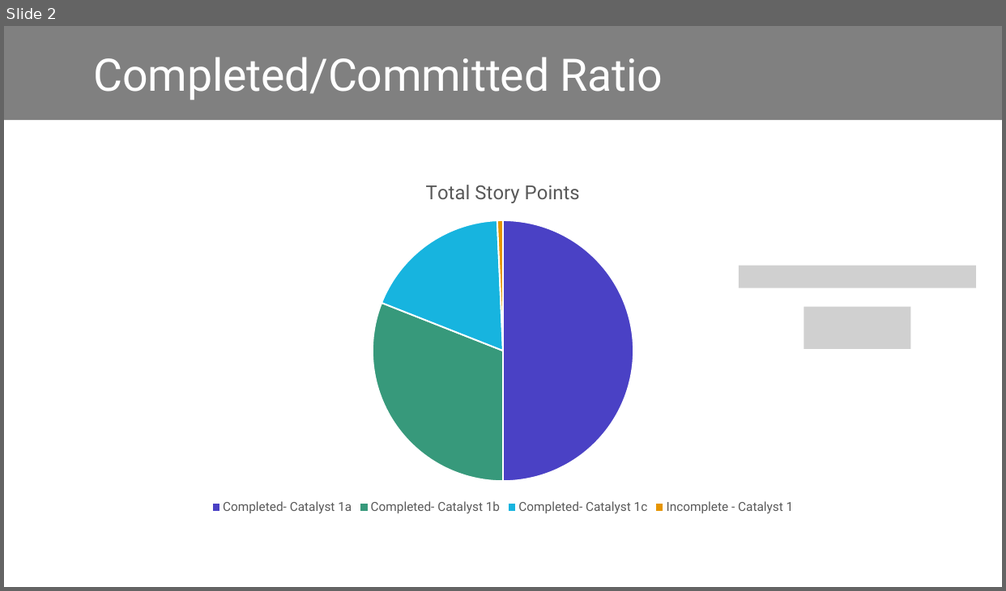
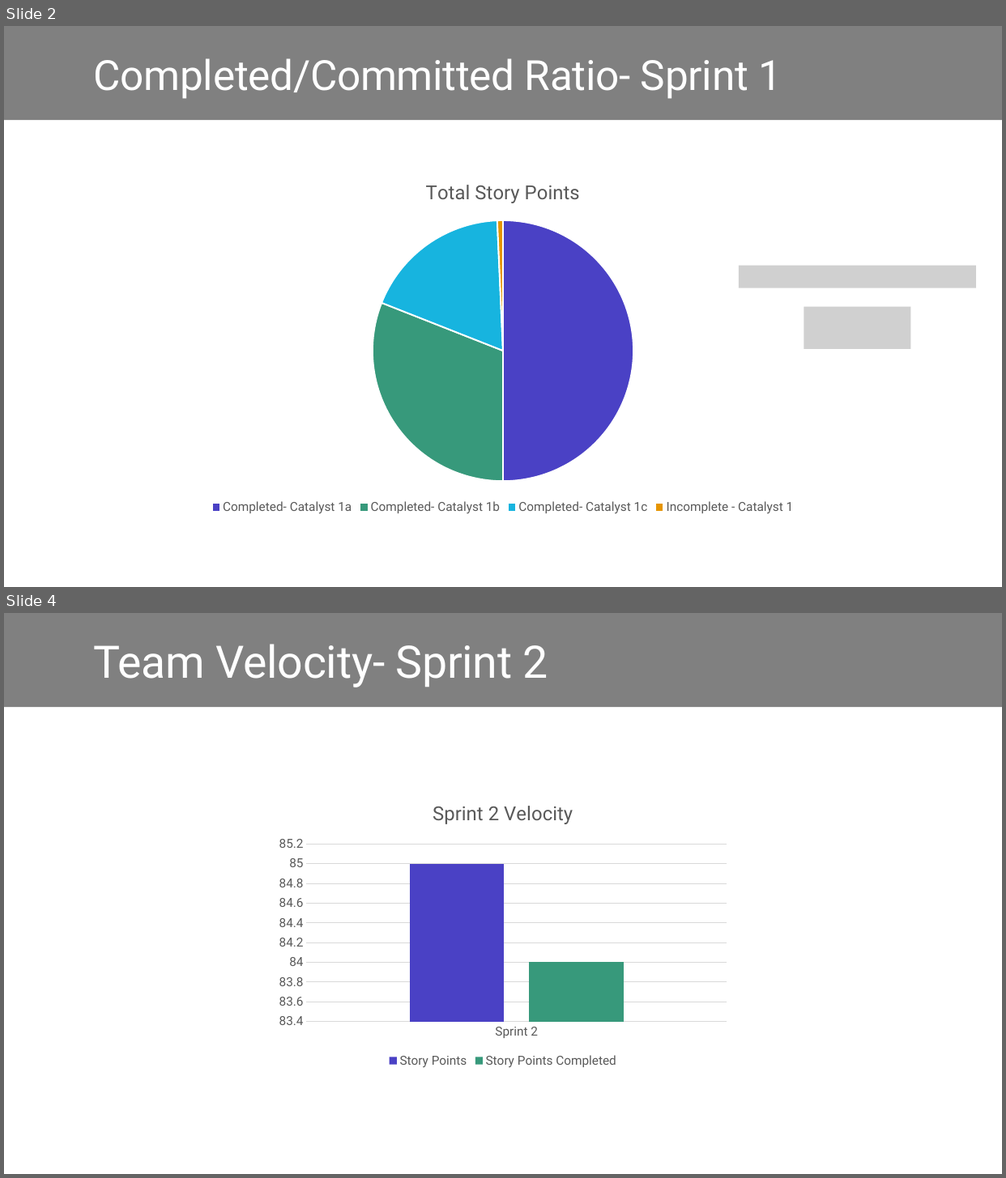
Before and after one commit to htmw/SpotCheckAI, a slide deck: documents/Burndown Charts.pptx. Shown one above the other, each under a label of ours: slide 2 before the commit, slides 2 and 4 after it; the slides between them are not shown. The pictures are 1006x591 and 1006x1178 pixels, drawn with LibreOffice and Linux fonts; fonts in the diff are those of the drawing; grey boxes stand for pictures; background and template pictures are left out. Boxes give left, top, right and bottom in pixels: in the first picture for what was removed or moved away, otherwise in the second. Text is boxed around its words. In the diff, an @@ line names an element or a change of style, - is before the commit and + after.

Commit message:
update files for sprint2

```diff
--- a/documents/Burndown Charts.pptx
+++ b/documents/Burndown Charts.pptx
@@ slide 4 added at [4,613,1002,1174], background #FFFFFF; not listed: 1 template element that a slide beside it also shows @@
@@ title added at [94,644,548,688], 43.2 pt, text #FFFFFF @@
+Team Velocity- Sprint 2
@@ column chart added at [270,787,736,1072] @@
+title "Sprint 2 Velocity "
+categories: Sprint 2
+Story Points: 85
+Story Points Completed: 84
@@ slide 2 changed as well @@
@@ title at [94,58,782,99]: text changed; size 43.2 to 40 pt @@
-Completed/Committed Ratio
+Completed/Committed Ratio- Sprint 1
```
Also in this commit, not shown: 2 other slides changed, 2 other slides added, 8 other files.
